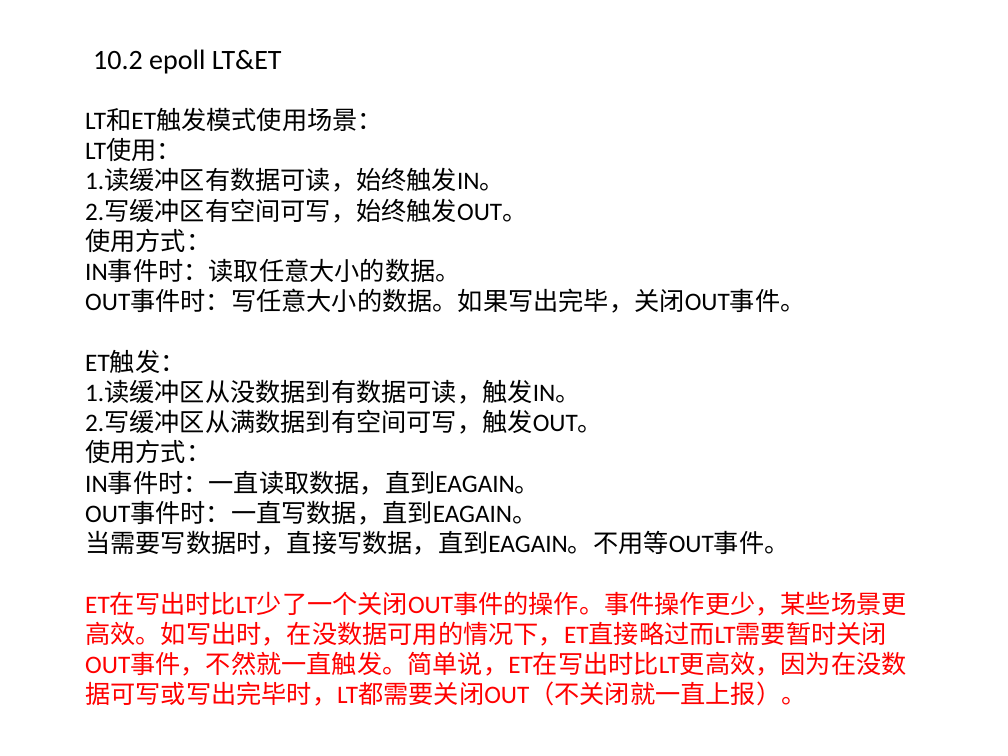
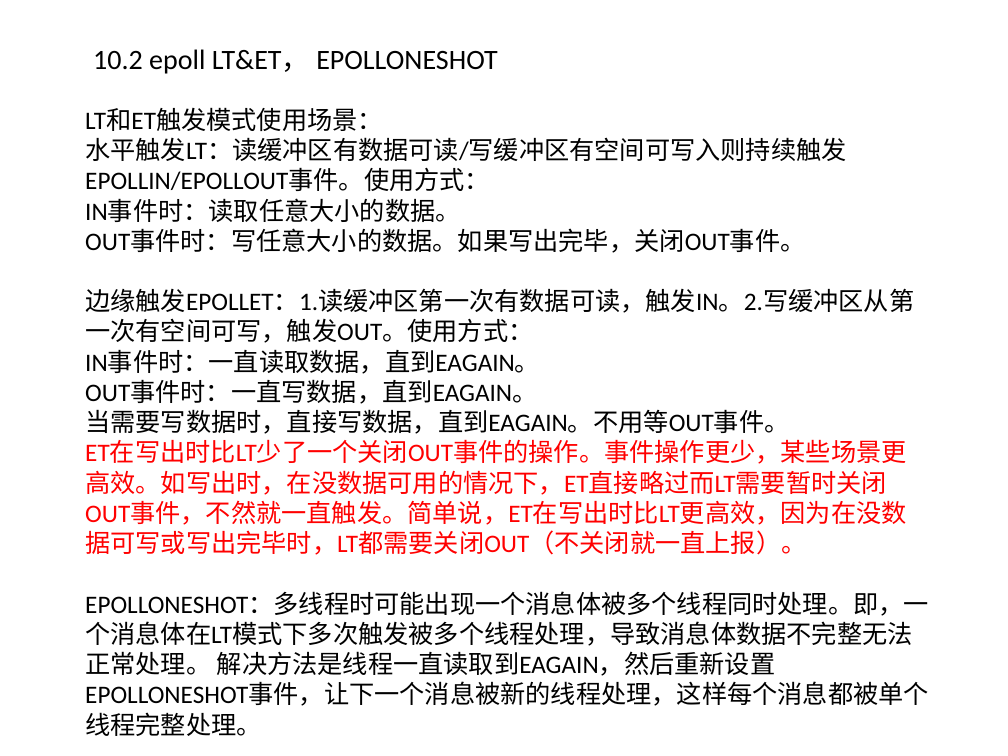
Before and after one commit to willkk/miscellaneous, a slide deck: slide 15 of algos_summary.pptx. Drawn at 1008x756 pixels with LibreOffice and Linux fonts; fonts in the diff are those of the drawing. Boxes give left, top, right and bottom in pixels: in the first picture for what was removed or moved away, otherwise in the second. Text is boxed around its words. In the diff, an @@ line names an element or a change of style, - is before the commit and + after.

```diff
--- a/algos_summary.pptx
+++ b/algos_summary.pptx
@@ text at (93, 49, 498, 74): text changed @@
-10.2 epoll LT&ET
+10.2 epoll LT&ET， EPOLLONESHOT
@@ text at (85, 137, 847, 191): text changed @@
-LT使用：
-1.读缓冲区有数据可读，始终触发IN。
-2.写缓冲区有空间可写，始终触发OUT。
-使用方式：
+水平触发LT：读缓冲区有数据可读/写缓冲区有空间可写入则持续触发EPOLLIN/EPOLLOUT事件。使用方式：
@@ text at (85, 288, 914, 343): text changed @@
-ET触发：
-1.读缓冲区从没数据到有数据可读，触发IN。
-2.写缓冲区从满数据到有空间可写，触发OUT。
-使用方式：
+边缘触发EPOLLET：1.读缓冲区第一次有数据可读，触发IN。2.写缓冲区从第一次有空间可写，触发OUT。使用方式：
@@ text at (85, 592, 929, 736): paragraph added @@
+EPOLLONESHOT：多线程时可能出现一个消息体被多个线程同时处理。即，一个消息体在LT模式下多次触发被多个线程处理，导致消息体数据不完整无法正常处理。 解决方法是线程一直读取到EAGAIN，然后重新设置EPOLLONESHOT事件，让下一个消息被新的线程处理，这样每个消息都被单个线程完整处理。
```
Also in this commit, not shown: 1 other file.
